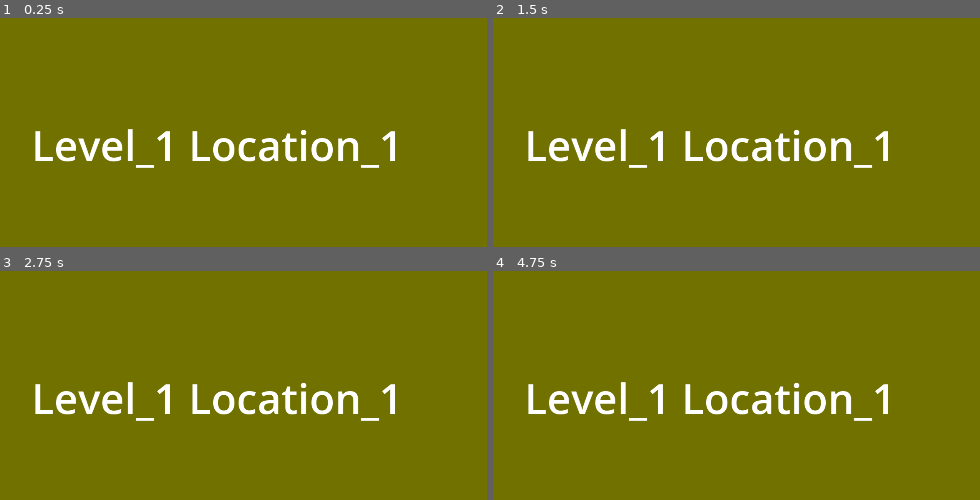
Above: before the commit, frames 1-4 (two rows, left to right).
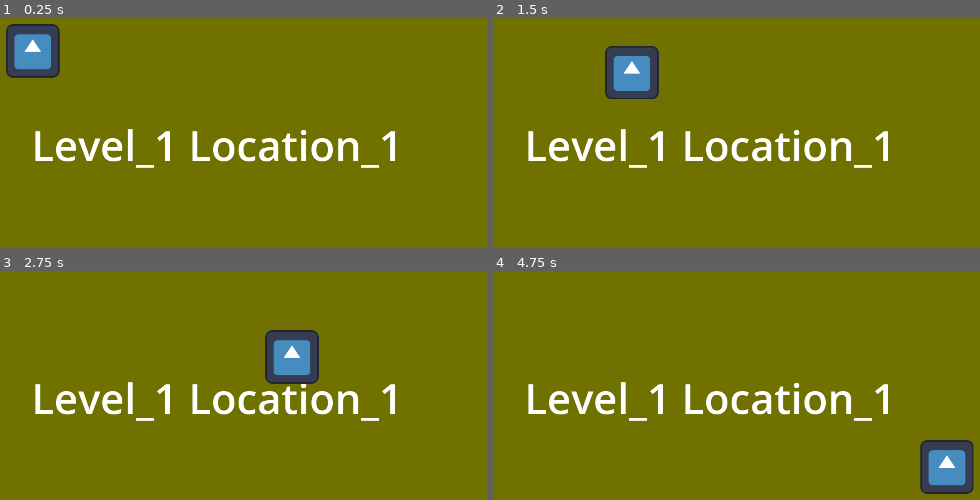
Above: after the commit, the same moments.

Repository: Kooler7/alice_lilic_ball_remake
Game: Godot game, scene res://game.tscn
The game is run twice, just before and just after one commit, with the same random seed, the same clock (stepped at 60 frames per second) and the same inputs. The project has no main scene, so this scene is started directly. The engine's default icon, where the game draws it, is replaced by a stand-in: a white triangle on a blue panel in a dark square.
Inputs (mouse positions are in pixels of both pictures, inside the frame that each line leads up to):
- Up to frame 1 (0.25 s): no input
- Up to frame 2 (1.5 s): tap Enter at 0.5 s; move the mouse to (882, 123) at 0.52 s; click (882, 123) at 0.6 s; move the mouse to (546, 169) at 1.27 s; click (546, 169) at 1.35 s
- Up to frame 3 (2.75 s): move the mouse to (292, 300) at 2.02 s; click (292, 300) at 2.1 s
- Up to frame 4 (4.75 s): move the mouse to (668, 488) at 2.77 s; click (668, 488) at 2.85 s; move the mouse to (945, 465) at 3.52 s; click (945, 465) at 3.6 s; move the mouse to (outside the picture) at 4.27 s; click (outside the picture) at 4.35 s

The runs differ from the first frame. In frame 1, 2.6% of the frame differs, in the area x 1-13%, y 2-27%; in frame 2, 2.5%; in frame 3, 2.6%; in frame 4, 2.6%.

Commit message:
Сделана первичная машина состояний игрока

Diff:
--- a/levels/level_1/level_1.tscn
+++ b/levels/level_1/level_1.tscn
@@ -1,6 +1,7 @@
-[gd_scene load_steps=2 format=3 uid="uid://stvyrte4i3w0"]
+[gd_scene load_steps=3 format=3 uid="uid://stvyrte4i3w0"]
 
 [ext_resource type="Script" path="res://levels/level_1/level_1.gd" id="1_vi070"]
+[ext_resource type="PackedScene" uid="uid://dxheumgsstqoe" path="res://player/player.tscn" id="2_nsbak"]
 
 [node name="Level_1" type="Node"]
 script = ExtResource("1_vi070")
@@ -170,3 +171,6 @@
 
 [node name="LevelCamera" type="Camera2D" parent="."]
 anchor_mode = 0
+
+[node name="Player" parent="." instance=ExtResource("2_nsbak")]
+position = Vector2(525, 312)
--- /dev/null
+++ b/player/fsm.gd
@@ -0,0 +1,26 @@
+#fsm.gd
+class_name StateMachine
+extends Node
+
+@export var start_state: NodePath
+
+@onready var current_state = get_node(start_state)
+
+
+func _ready() -> void:
+	for child in get_children():
+		child.state_machine = self
+	current_state.enter()
+
+func  _unhandled_input(event: InputEvent) -> void:
+	current_state.inner_unhandled_input(event)
+
+func _process(delta: float) -> void:
+	current_state.inner_process(delta)
+
+func change_to(target_state: String) -> void:
+	if not has_node(target_state):
+		return
+	current_state.exit()
+	current_state = get_node(target_state)
+	current_state.enter()
--- a/player/fsm/fsm.gd
+++ /dev/null
@@ -1,27 +0,0 @@
-#fsm.gd
-class_name StateMachine
-extends Node
-
-@export var start_state : NodePath
-
-@onready var state : State = get_node(start_state)
-
-func _ready() -> void:
-	for child in get_children():
-		child.state_machine = self
-		state.enter()
-
-func _unhandled_input(event: InputEvent) -> void:
-	state.inner_unhandled_input(event)
-
-func _process(delta: float) -> void:
-	state.inner_process(delta)
-
-func change_to(target_state : String, msg : Dictionary = {}):
-	if not has_node(target_state):
-		print("Trying get wrong state " + target_state)
-		return
-	state.exit()
-	state = get_node(target_state)
-	state.enter(msg)
-	print("Current state " + state.name)
--- /dev/null
+++ b/player/fsm/idle.gd
@@ -0,0 +1,15 @@
+#idle.gd
+extends PlayerState
+
+
+func  enter():
+	player.velocity = Vector2.ZERO
+	print("Enter Idle")
+
+func inner_process(delta: float):
+	if Input.is_action_just_pressed("left_click"):
+		player.cursor_position = player.get_global_mouse_position()
+		state_machine.change_to("Walk")
+
+func  exit():
+	print("Exit Idle")
--- /dev/null
+++ b/player/fsm/player_state.gd
@@ -0,0 +1,7 @@
+#player_state.gd
+class_name PlayerState
+extends State
+var player: Player
+
+func _ready() -> void:
+	player = owner as Player
--- a/player/fsm/state.gd
+++ b/player/fsm/state.gd
@@ -4,15 +4,14 @@
 
 var state_machine = null
 
-
 func inner_unhandled_input(_event: InputEvent) -> void:
 	pass
 
-func inner_process(_delta: float) -> void:
+func inner_process(delta: float) -> void:
 	pass
 
-func enter(_msg : Dictionary={}):
+func enter() -> void:
 	pass
 
-func exit():
+func exit() -> void:
 	pass
--- /dev/null
+++ b/player/fsm/walk.gd
@@ -0,0 +1,17 @@
+#walk.gd
+extends PlayerState
+
+func enter():
+	print("Enter Walk")
+
+func  inner_process(_delta: float) -> void:
+	if player.position.distance_to(player.cursor_position) > 3:
+		player.target_position = (player.cursor_position - player.position).normalized()
+		player.velocity = player.target_position * player.speed
+		player.move_and_slide()
+
+	if player.position.distance_to(player.cursor_position) <= 3:
+		state_machine.change_to("Idle")
+
+func  exit():
+	print("Exit Walk")
--- a/player/player.gd
+++ b/player/player.gd
@@ -1,3 +1,10 @@
 #player.gd
-class_name  Player
+class_name Player
 extends CharacterBody2D
+
+var cursor_position: Vector2
+var target_position: Vector2
+var speed: int = 300
+
+func _ready() -> void:
+	cursor_position = position
--- a/player/player.tscn
+++ b/player/player.tscn
@@ -1,29 +1,30 @@
-[gd_scene load_steps=4 format=3 uid="uid://c0lilbjc532go"]
+[gd_scene load_steps=7 format=3 uid="uid://dxheumgsstqoe"]
 
-[ext_resource type="Script" path="res://player/player.gd" id="1_wsk2q"]
-[ext_resource type="Script" path="res://player/fsm/fsm.gd" id="2_88nwg"]
+[ext_resource type="Script" path="res://player/player.gd" id="1_gjde4"]
+[ext_resource type="Texture2D" uid="uid://bltm6ffwwhcms" path="res://icon.svg" id="1_r383r"]
+[ext_resource type="Script" path="res://player/fsm.gd" id="3_jbjxw"]
+[ext_resource type="Script" path="res://player/fsm/idle.gd" id="4_mr0dc"]
+[ext_resource type="Script" path="res://player/fsm/walk.gd" id="5_l0irc"]
 
-[sub_resource type="RectangleShape2D" id="RectangleShape2D_0apkg"]
-size = Vector2(106, 104)
+[sub_resource type="RectangleShape2D" id="RectangleShape2D_oxypl"]
+size = Vector2(138, 136)
 
 [node name="Player" type="CharacterBody2D"]
-script = ExtResource("1_wsk2q")
+script = ExtResource("1_gjde4")
 
 [node name="CollisionShape2D" type="CollisionShape2D" parent="."]
-position = Vector2(42, 44)
-shape = SubResource("RectangleShape2D_0apkg")
+position = Vector2(-1, 0)
+shape = SubResource("RectangleShape2D_oxypl")
 
-[node name="ColorRect" type="ColorRect" parent="."]
-offset_right = 85.0
-offset_bottom = 85.0
-color = Color(0.787316, 0, 0.022243, 1)
+[node name="Sprite2D" type="Sprite2D" parent="."]
+texture = ExtResource("1_r383r")
 
 [node name="FSM" type="Node" parent="."]
-script = ExtResource("2_88nwg")
+script = ExtResource("3_jbjxw")
 start_state = NodePath("Idle")
 
 [node name="Idle" type="Node" parent="FSM"]
+script = ExtResource("4_mr0dc")
 
 [node name="Walk" type="Node" parent="FSM"]
-
-[node name="Talk" type="Node" parent="FSM"]
+script = ExtResource("5_l0irc")
